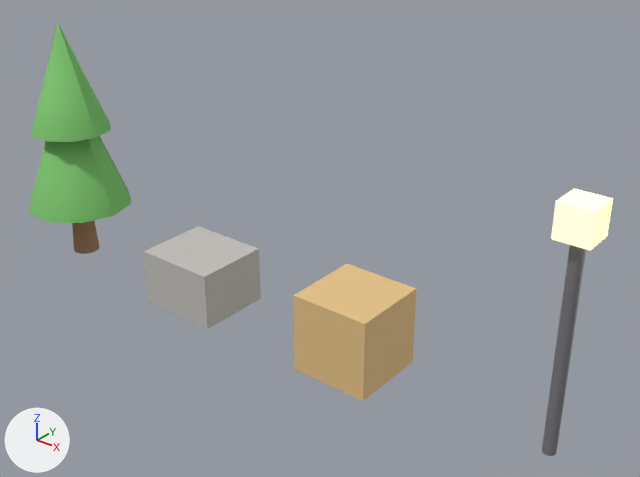
The glTF model examples/gltf_scene/kit.glb: old version first, new version second.
Before and after are seen from a 50 mm camera at (5.16, -5.71, 4.76) aimed at (0.36, 0.28, 1.04). Lighting does not change. The marker at lower left points along +X, +Y and +Z. The picture after the commit comes second. Where no turn or scale is listed for an object, it has been applied to the vertices.

Objects in the first picture: 'Bulb', 'Crate', 'Lamp_Post', 'Rock', 'Tree'.
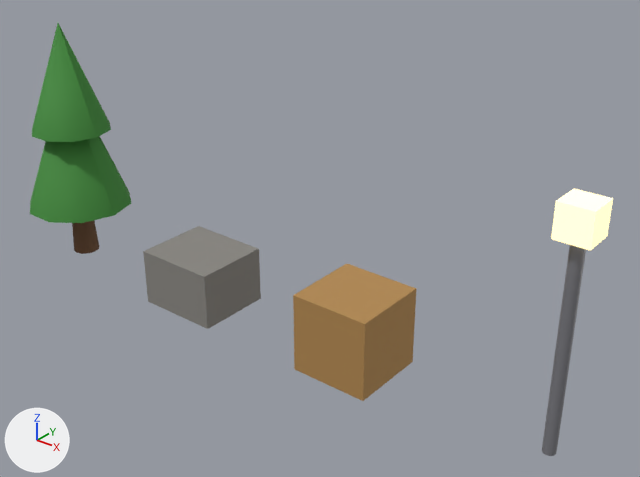
Location of each change, [x1, y1, x2, y2] in pixels of the pictures (640 x 477 px):
'Crate', recoloured (beige to orange)
    both: [293, 264, 416, 401]
'Tree', recoloured (darker)
    both: [30, 23, 131, 254]
'Rock', recoloured (light grey to grey)
    both: [143, 226, 261, 329]

Diff of the bpy script that builds the scene:
```diff
--- a/examples/gltf_scene/kit.glb.py
+++ b/examples/gltf_scene/kit.glb.py
@@ mat_leaves @@
 mat_leaves = principled_material('Leaves')
-mat_leaves.base_color = (0.2, 0.55, 0.15)  # green #7cc46c
+mat_leaves.base_color = (0.05, 0.25, 0.04)  # green #3f8938
 mat_leaves.roughness = 0.8
@@ mat_stone @@
 mat_stone = principled_material('Stone')
-mat_stone.base_color = (0.55, 0.53, 0.5)  # light grey #c4c0bc
+mat_stone.base_color = (0.25, 0.24, 0.22)  # grey #898681
 mat_stone.roughness = 0.95
@@ mat_crate @@
 mat_crate = principled_material('Crate')
-mat_crate.base_color = (0.8, 0.55, 0.25)  # beige #e7c489
+mat_crate.base_color = (0.45, 0.25, 0.08)  # orange #b38950
 mat_crate.roughness = 0.8
```
